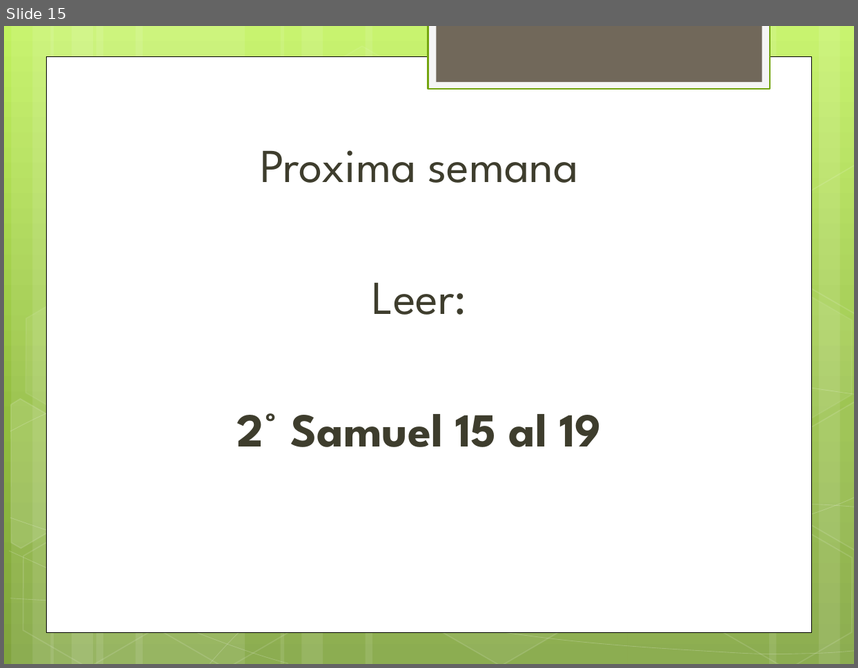
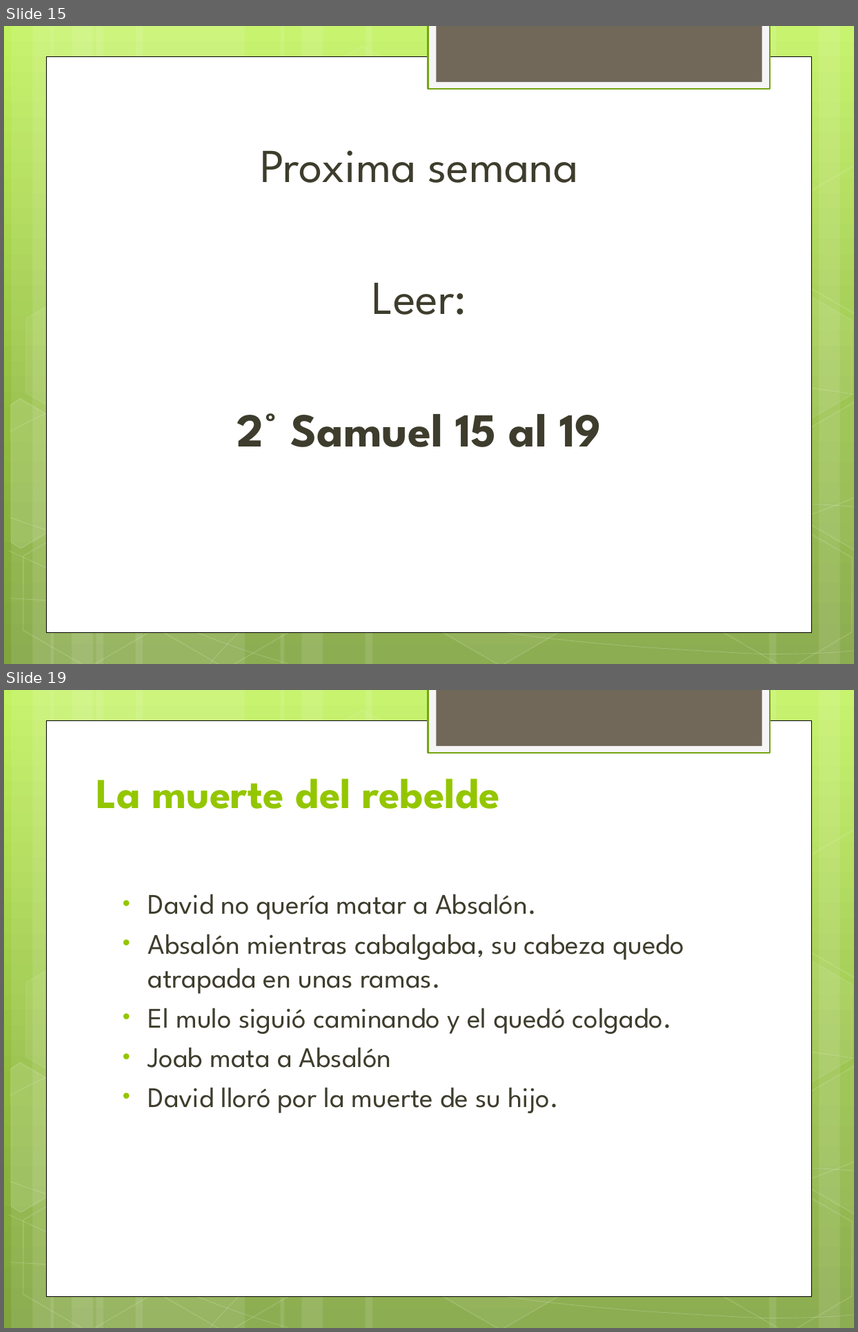
Before and after one commit to afols/iglesia, a slide deck: trunk/ iglesia --username adrianfols/Escuela Dominical/12 personajes/PPTs/El Rebelde Absalón.pptx. Shown one above the other, each under a label of ours: slide 15 before the commit, slides 15 and 19 after it; the slides between them are not shown. The pictures are 858x668 and 858x1332 pixels, drawn with LibreOffice and Linux fonts; fonts in the diff are those of the drawing. Boxes give left, top, right and bottom in pixels: in the first picture for what was removed or moved away, otherwise in the second. Text is boxed around its words. In the diff, an @@ line names an element or a change of style, - is before the commit and + after.

```diff
--- a/trunk/ iglesia --username adrianfols/Escuela Dominical/12 personajes/PPTs/El Rebelde Absalón.pptx
+++ b/trunk/ iglesia --username adrianfols/Escuela Dominical/12 personajes/PPTs/El Rebelde Absalón.pptx
@@ slide 19 added at [4,690,854,1328], background gradient #C3F35F to #93BF3F to #81A53E; not listed: 31 template elements that a slide beside it also shows @@
@@ title added at [96,778,500,809], 36 pt, text #94C600, bold @@
+La muerte del rebelde
@@ text added at [148,894,684,1113], 24 pt, text #3E3D2D @@
+• David no quería matar a Absalón.
+• Absalón mientras cabalgaba, su cabeza quedo atrapada en unas ramas.
+• El mulo siguió caminando y el quedó colgado.
+• Joab mata a Absalón
+• David lloró por la muerte de su hijo.
```
Also in this commit, not shown: 4 other slides added, 13 other files.
